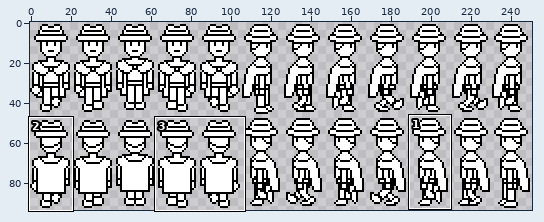
File history of a sprite sheet, DRPG - Space Western Adventure/Assets/Sprites/KidSpriteSheet.png. The picture above shows the old version from afar; the outline marks the close-up.
Close-up. Before the commit:
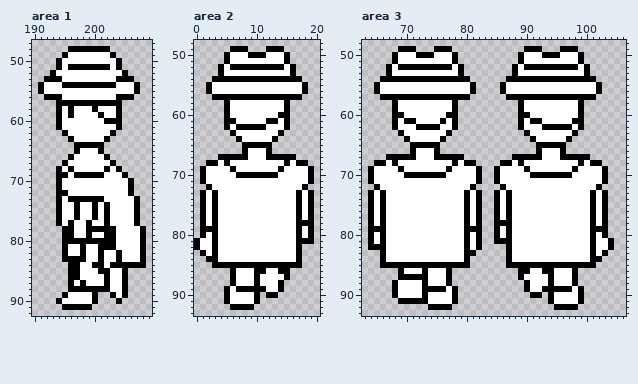
The file is 251x94 pixels. Colours within 5 levels of each other are drawn and written as one. Shown: area 1: x 190..209, y 47..92; area 2: x 0..20, y 48..93; area 3: x 63..106, y 48..93. The commit also changed other parts of the picture, which this record leaves out.
Once edited:
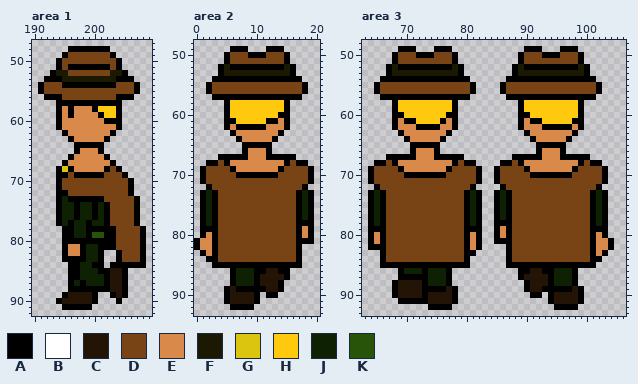
Palette (. is transparent): A #000000  B #ffffff  C #241406  D #784315  E #d98949  F #1c1902  G #dbc50f  H #ffc90e  J #0f2103  K #275408
Edits made:
Changed rows in their new state; - is an unchanged pixel.
Area 1:
first column x 192:
49 ----DDDDDDD-----
50 ---DDDDDDDDD----
51 ---D-------D----
52 --FFDDDDDDDFF---
53 ---FFFFFFFFF----
54 DDD---------DDD-
55 DDDDDDDDDDDDDDD-
56 ---DDDDDDDDD----
58 ---E-EEE-HHH----
59 ---E-EEEE-HH----
60 ---EEEEEEE------
61 ---EEEEEEEEE----
62 ----EEEEEEE-----
63 -----EEEEE------
65 ------EEE-------
66 -----EEEEE------
67 ----EEEEEEE-----
68 ---G-EEEEE-D----
69 ----D-----DDD---
70 ---DDDDDDDDDDD--
71 ---DDDDDDDDDDD--
72 ----DDDDDDDDDD--
73 ---J------DDDDD-
74 ---JJ-JJ-J-DDDD-
75 ---JJ-JJ-J-DDDD-
76 ---JJ-JJ-J-DDDD-
77 ---J-JJ-JJ-DDDD-
78 -----JJ-----DDDD
79 -----JJ-KK--DDDD
80 ------------DDDD
81 ----EE-JJ---DDDD
82 ----EE-JJ-..-DDD
83 -------JJ-..-DDD
84 ------JJ--.-----
85 ------JJJ--CC---
86 ------JJJJ-CC---
87 -----J-JJJ-CC---
88 -----------CC---
89 ----CCCC----C---
90 ---CCCCC--------
Area 2:
first column x 1:
50 -----DDD---DDD----
51 -----DDDDDDDDD----
52 ----F---------F---
53 ----FFFFFFFFFFF---
55 --DDDDDDDDDDDDDDD-
56 --DDDDDDDDDDDDDDD-
58 -----HHHHHHHHH----
59 -----HHHHHHHHH----
60 -----HHHHHHHH-----
61 ------HHHHH--E----
62 -----E-----EEE----
63 ------EEEEEEE-----
64 -------EEEEE------
66 --------EEE-------
67 --------EEE-------
68 ---D-EEEEEEEEE-D--
69 -DDDD-EEEEEEE-DDDD
70 -DDDDD-------DDDDD
71 -DDDDDDDDDDDDDDDDD
72 --DDDDDDDDDDDDDDD-
73 -J-DDDDDDDDDDDDD-J
74 -J-DDDDDDDDDDDDD-J
75 -J-DDDDDDDDDDDDD-J
76 -J-DDDDDDDDDDDDD-J
77 -J-DDDDDDDDDDDDD-J
78 -J-DDDDDDDDDDDDD--
79 ---DDDDDDDDDDDDD-E
80 -E-DDDDDDDDDDDDD-E
81 EE-DDDDDDDDDDDDD--
82 EE-DDDDDDDDDDDDD--
83 -E-DDDDDDDDDDDDD--
84 ---DDDDDDDDDDDDD--
86 ------JJJ--CC-----
87 ------JJJ-CCCC----
88 ------JJJ-CCC-----
89 -----C-----CC-----
90 -----CCCC---------
91 -----CCCC---------
Area 3:
first column x 65:
50 ----DDD---DDD------------DDD---DDD-----
51 ----DDDDDDDDD------------DDDDDDDDD-----
52 ---F---------F----------F---------F----
53 ---FFFFFFFFFFF----------FFFFFFFFFFF----
55 -DDDDDDDDDDDDDDD------DDDDDDDDDDDDDDD--
56 -DDDDDDDDDDDDDDD------DDDDDDDDDDDDDDD--
58 ----HHHHHHHHH------------HHHHHHHHH-----
59 ----HHHHHHHHH------------HHHHHHHHH-----
60 -----HHHHHHH--------------HHHHHHHH-----
61 ----E--HHHH-E------------E--HHHHH------
62 ----EEE----EE------------EEE-----E-----
63 -----EEEEEEE--------------EEEEEEE------
64 ------EEEEE----------------EEEEE-------
66 -------EEE------------------EEE--------
67 -------EEE------------------EEE--------
68 --D-EEEEEEEEE-D--------D-EEEEEEEEE-D---
69 DDDD-EEEEEEE-DDDD----DDDD-EEEEEEE-DDDD-
70 DDDDD-------DDDDD----DDDDD-------DDDDD-
71 DDDDDDDDDDDDDDDDD----DDDDDDDDDDDDDDDDD-
72 -DDDDDDDDDDDDDDD------DDDDDDDDDDDDDDD--
73 J-DDDDDDDDDDDDD-J----J-DDDDDDDDDDDDD-J-
74 J-DDDDDDDDDDDDD-J----J-DDDDDDDDDDDDD-J-
75 J-DDDDDDDDDDDDD-J----J-DDDDDDDDDDDDD-J-
76 J-DDDDDDDDDDDDD-J----J-DDDDDDDDDDDDD-J-
77 J-DDDDDDDDDDDDD-J----J-DDDDDDDDDDDDD-J-
78 J-DDDDDDDDDDDDD-J------DDDDDDDDDDDDD-J-
79 --DDDDDDDDDDDDD------E-DDDDDDDDDDDDD---
80 E-DDDDDDDDDDDDD-E----E-DDDDDDDDDDDDD-E-
81 E-DDDDDDDDDDDDD-E------DDDDDDDDDDDDD-EE
82 --DDDDDDDDDDDDD-E------DDDDDDDDDDDDD-EE
83 --DDDDDDDDDDDDD--------DDDDDDDDDDDDD-E-
84 --DDDDDDDDDDDDD--------DDDDDDDDDDDDD---
86 -----JJJ-JJJ--------------CC--JJJ------
87 ---------JJJ-------------CCCC-JJJ------
88 ----CCCC-JJJ--------------CCC-JJJ------
89 ----CCCC----C-------------CC-----C-----
90 ----CCCC-CCCC-----------------CCCC-----
91 ---------CCCC-----------------CCCC-----
Pixel boxes of the changes (left, top, right, bottom) in both close-ups:
changed: (44, 52, 140, 304)
changed: (200, 52, 308, 304)
changed: (374, 52, 608, 304)
